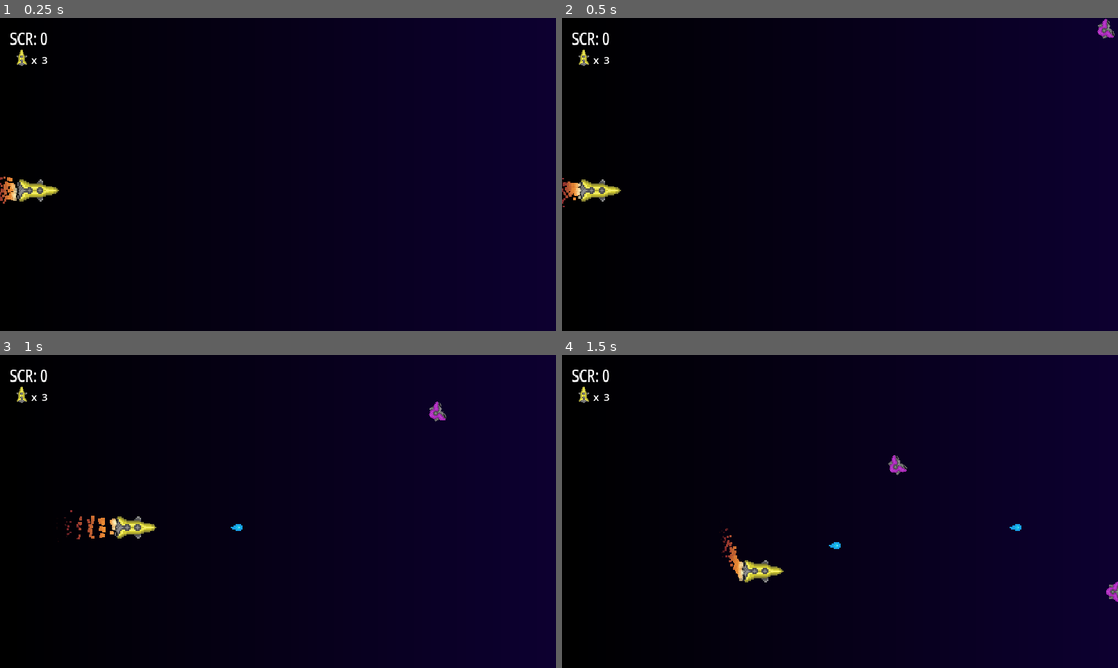
Above: before the commit, frames 1-4 (two rows, left to right).
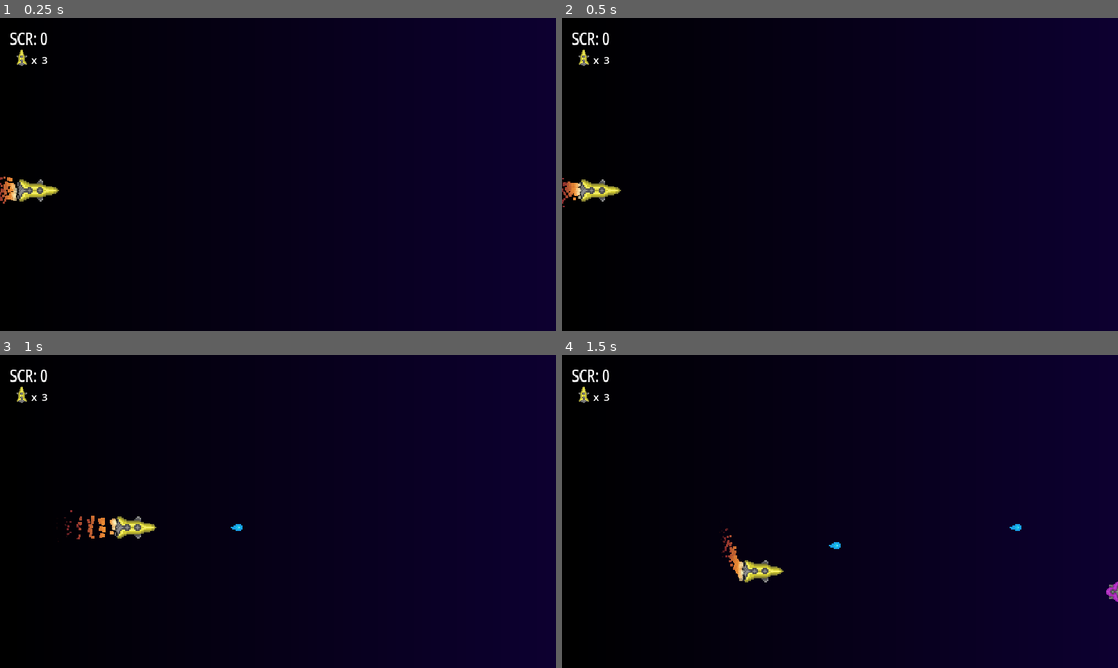
Above: after the commit, the same moments.

Repository: Nordtwig/cassian-crusade
Game: Godot game, scene res://scenes/game.tscn
The game is run twice, just before and just after one commit, with the same random seed, the same clock (stepped at 60 frames per second) and the same inputs.
Inputs:
- Up to frame 1 (0.25 s): no input
- Up to frame 2 (0.5 s): no input
- Up to frame 3 (1 s): hold D (Right) from 0.53 s (still down); tap Space (Shoot) at 0.6 s
- Up to frame 4 (1.5 s): release D (Right) at 1.28 s; hold S (Down) from 1.28 s (still down); tap Space (Shoot) at 1.35 s

Frame 1 is identical in both runs. In frame 2, 0.1% of the frame differs, in the area x 96-100%, y 0-7%; in frame 3, 0.1%; in frame 4, 0.1%.

Commit message:
Add enemy path to spawner

Diff:
--- a/scenes/enemySpawner.tscn
+++ b/scenes/enemySpawner.tscn
@@ -28,4 +28,9 @@
 [node name="SpawnTimer" type="Timer" parent="."]
 autostart = true
 
+[node name="EnemyPathTimer" type="Timer" parent="."]
+wait_time = 3.0
+autostart = true
+
 [connection signal="timeout" from="SpawnTimer" to="." method="_on_timer_timeout"]
+[connection signal="timeout" from="EnemyPathTimer" to="." method="_on_path_enemy_timer_timeout"]
--- a/scenes/game.tscn
+++ b/scenes/game.tscn
@@ -6,7 +6,6 @@
 [ext_resource type="PackedScene" uid="uid://dss1sbaevtvlt" path="res://scenes/enemySpawner.tscn" id="3_q6r8p"]
 [ext_resource type="AudioStream" uid="uid://sse6lhlge6ef" path="res://assets/audio/hit.wav" id="5_f8ymr"]
 [ext_resource type="AudioStream" uid="uid://d3ahnria1unjm" path="res://assets/audio/explode.wav" id="6_hagkl"]
-[ext_resource type="PackedScene" uid="uid://bq7cpaedhposp" path="res://scenes/enemy_path.tscn" id="7_221a0"]
 
 [sub_resource type="Gradient" id="Gradient_asfy2"]
 colors = PackedColorArray(0, 0, 0, 1, 0.0528556, 4.02493e-05, 0.19293, 1)
@@ -53,9 +52,7 @@
 [node name="PlayerTakeDamageSound" type="AudioStreamPlayer" parent="."]
 stream = ExtResource("6_hagkl")
 
-[node name="EnemyPath" parent="." instance=ExtResource("7_221a0")]
-position = Vector2(-30, 71)
-
 [connection signal="tookDamage" from="Player" to="." method="_on_player_took_damage"]
 [connection signal="enemySpawned" from="EnemySpawner" to="." method="_on_enemy_spawned"]
+[connection signal="pathEnemySpawned" from="EnemySpawner" to="." method="_on_enemy_spawner_path_enemy_spawned"]
 [connection signal="area_entered" from="EnemyDeathZone" to="." method="_on_enemy_death_zone_area_entered"]
--- a/scripts/enemySpawner.gd
+++ b/scripts/enemySpawner.gd
@@ -1,7 +1,9 @@
 extends Node2D
 
 signal enemySpawned(enemyInstance)
+signal pathEnemySpawned(pathEnemyInstance)
 var enemyScene = preload("res://scenes/enemy.tscn")
+var pathEnemyScene = preload("res://scenes/enemy_path.tscn")
 
 @onready var spawnPositions = $SpawnPositions
 
@@ -15,3 +17,10 @@
 
 func _on_timer_timeout():
 	spawnEnemy()
+
+func _on_path_enemy_timer_timeout():
+	spawn_path_enemy()
+
+func spawn_path_enemy():
+	var pathEnemyInstance = pathEnemyScene.instantiate()
+	emit_signal("pathEnemySpawned", pathEnemyInstance)
--- a/scripts/game.gd
+++ b/scripts/game.gd
@@ -41,3 +41,7 @@
 	score += 100
 	hud.setScoreLabel(score)
 	enemyHitSound.play()
+
+func _on_enemy_spawner_path_enemy_spawned(pathEnemyInstance):
+	get_node("Enemies").add_child(pathEnemyInstance)
+	pathEnemyInstance.enemy.connect("died", _on_enemy_died)
Not shown: 1 places in scenes/game.tscn that only renumber resources
